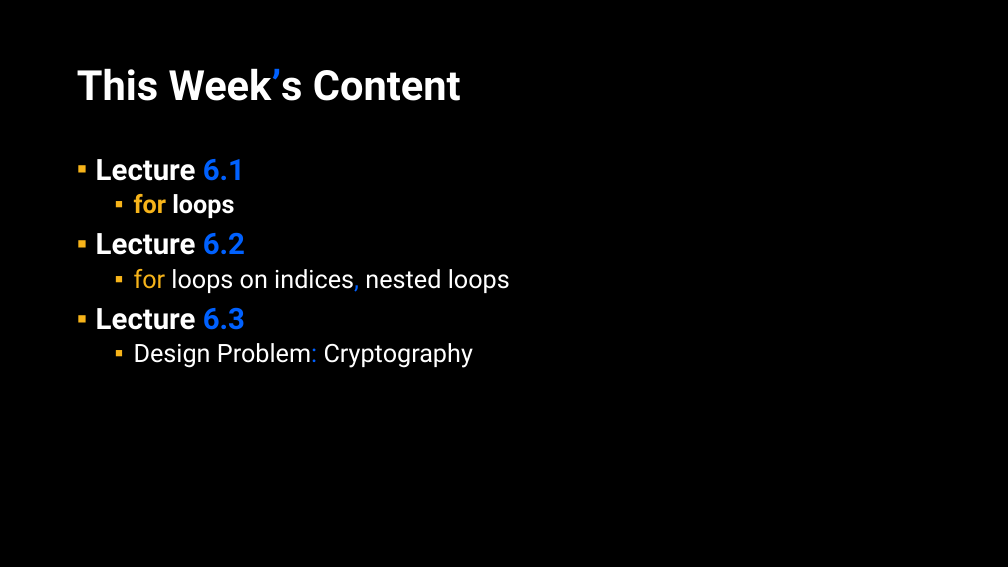
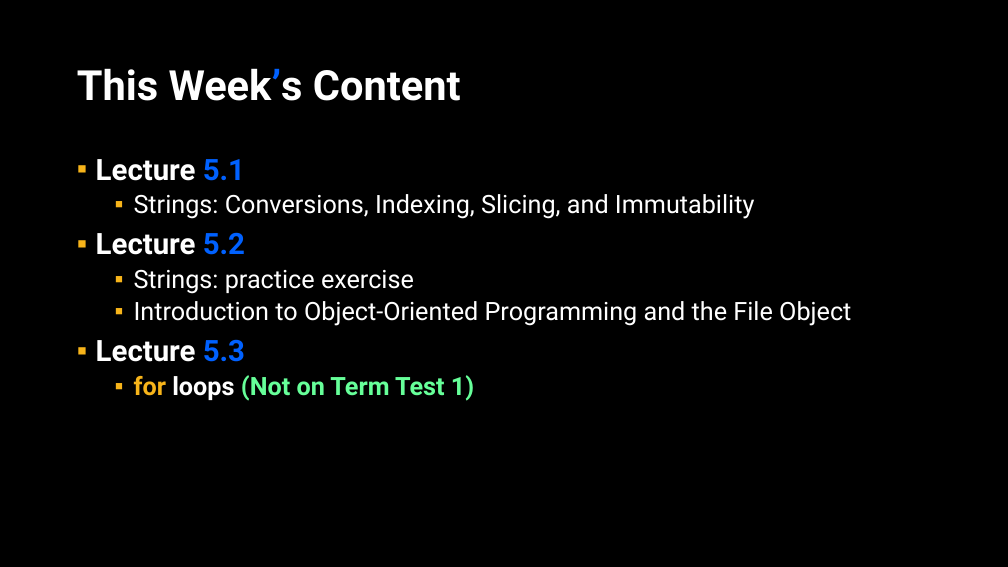
Before and after one commit to APS106/APS106-winter-2026-goodfellow-sutton, a slide deck: slide 2 of lectures/week5/lecture3/slides/week5_lecture3.pptx. Drawn at 1008x567 pixels with LibreOffice and Linux fonts; fonts in the diff are those of the drawing; background and template pictures are left out. Boxes give left, top, right and bottom in pixels: in the first picture for what was removed or moved away, otherwise in the second. Text is boxed around its words. In the diff, an @@ line names an element or a change of style, - is before the commit and + after.

Commit message:
Week 5 for loops edits

```diff
--- a/lectures/week5/lecture3/slides/week5_lecture3.pptx
+++ b/lectures/week5/lecture3/slides/week5_lecture3.pptx
@@ text at [96,159,851,401]: text changed @@
-▪ Lecture 6.1
-  ▪ for loops
-▪ Lecture 6.2
-  ▪ for loops on indices, nested loops
-▪ Lecture 6.3
-  ▪ Design Problem: Cryptography
+▪ Lecture 5.1
+  ▪ Strings: Conversions, Indexing, Slicing, and Immutability
+▪ Lecture 5.2
+  ▪ Strings: practice exercise
+  ▪ Introduction to Object-Oriented Programming and the File Object
+▪ Lecture 5.3
+  ▪ for loops (Not on Term Test 1)
```
Also in this commit, not shown: 3 other slides changed, 4 other files.
